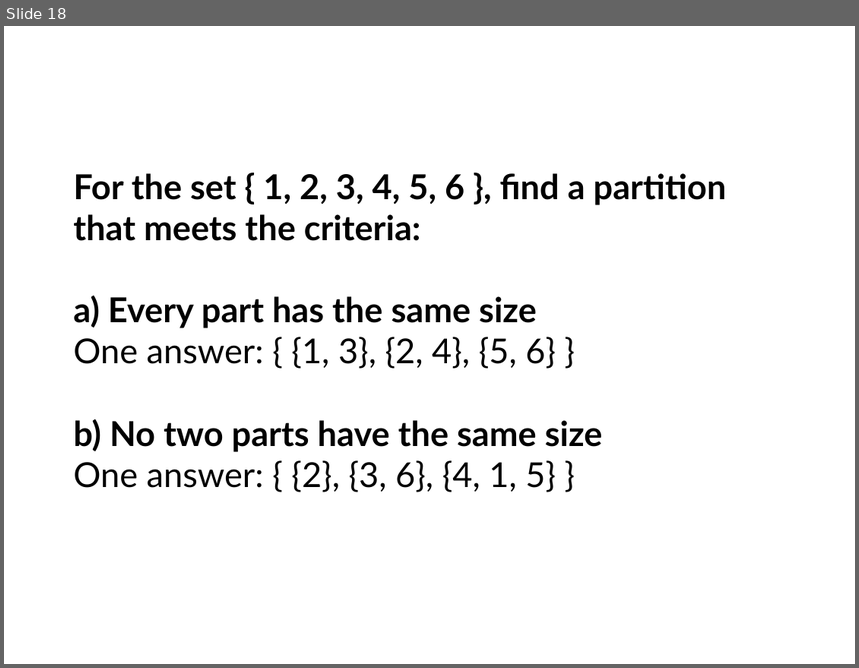
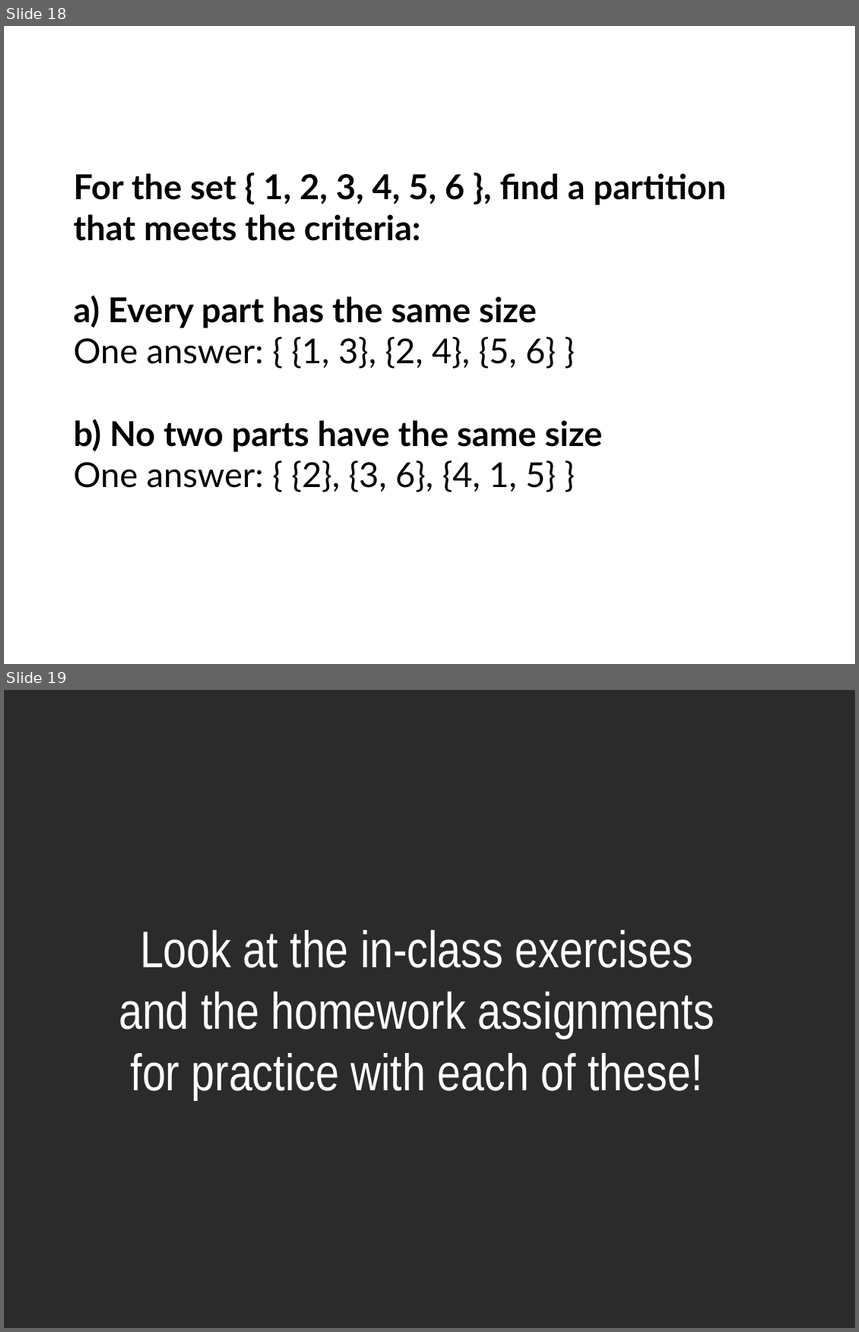
Before and after one commit to nguyenchithien/CS210-Discrete-Structures, a slide deck: Lectures/Lecture Slides 3.2.odp. Shown one above the other, each under a label of ours: slide 18 before the commit, slides 18 and 19 after it. The pictures are 859x668 and 859x1332 pixels, drawn with LibreOffice and Linux fonts; fonts in the diff are those of the drawing; background and template pictures are left out; a plain dark background stands for a picture behind light text. Boxes give left, top, right and bottom in pixels: in the first picture for what was removed or moved away, otherwise in the second. Text is boxed around its words. In the diff, an @@ line names an element or a change of style, - is before the commit and + after.

```diff
--- a/Lectures/Lecture Slides 3.2.odp
+++ b/Lectures/Lecture Slides 3.2.odp
@@ slide 19 added at (4, 690, 855, 1328), background picture (left out) @@
@@ title added at (119, 930, 715, 1100), 48 pt, text #FFFFFF @@
+Look at the in-class exercises
+and the homework assignments
+for practice with each of these!
```
Also in this commit, not shown: 3 slides changed, 1 slide removed, 7 other files.
